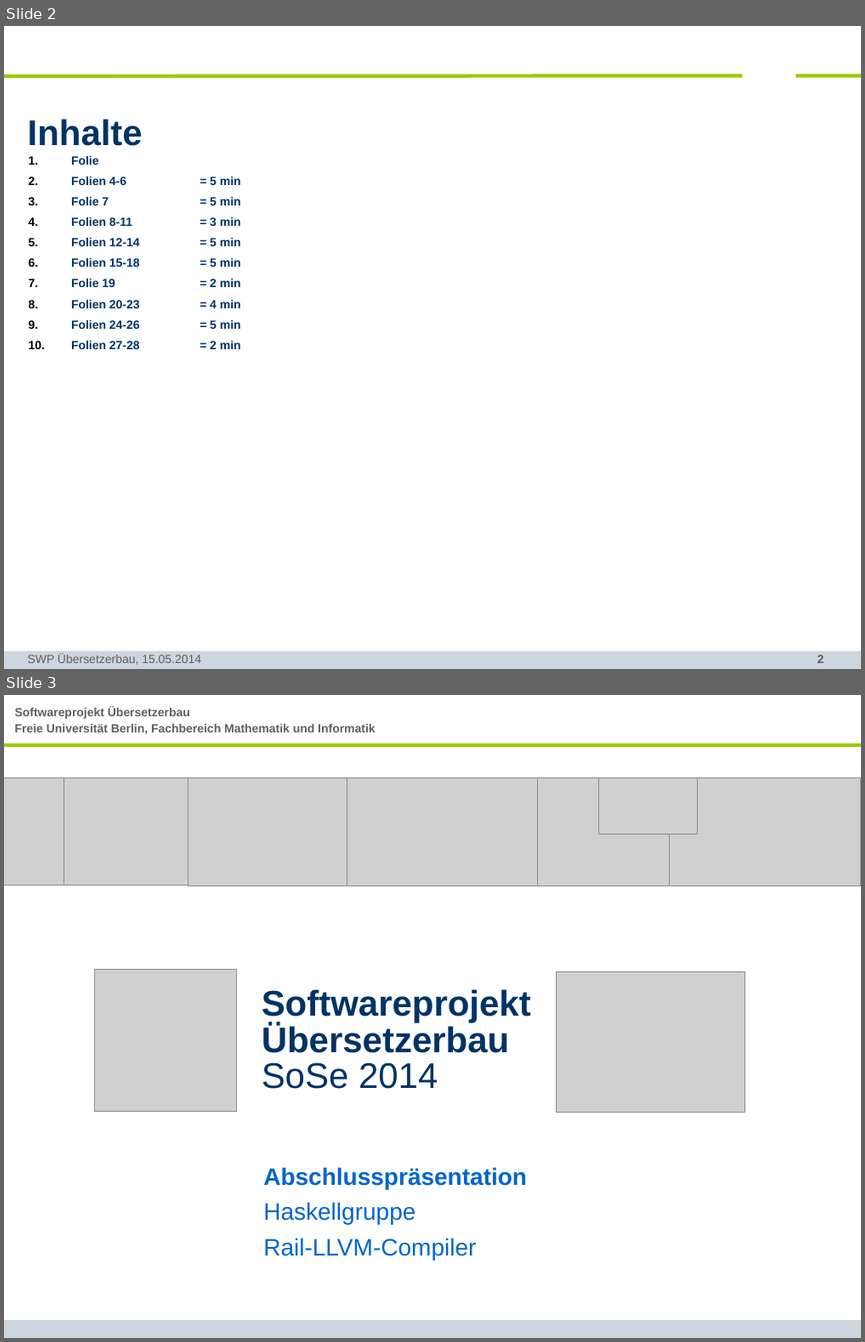
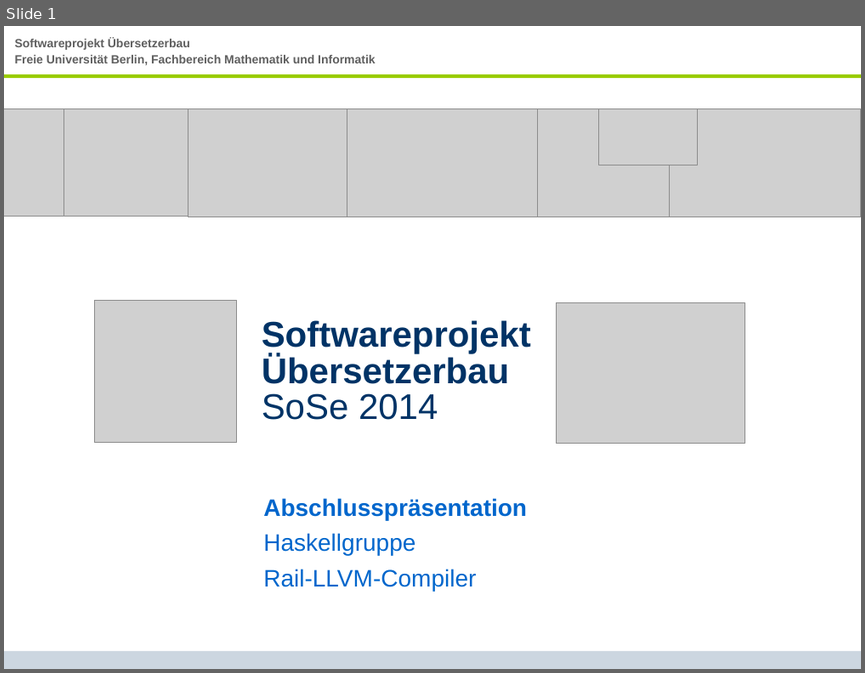
Before and after one commit to SWP-Ubau-SoSe2014-Haskell/SWPSoSe14, a slide deck: documentation/SWPSoSe14MS3.ppt. Shown one above the other, each under a label of ours: slides 2 and 3 before the commit, slide 1 after it. The pictures are 865x1342 and 865x673 pixels, drawn with LibreOffice and Linux fonts; fonts in the diff are those of the drawing; grey boxes stand for pictures; background and template pictures are left out. Boxes give left, top, right and bottom in pixels: in the first picture for what was removed or moved away, otherwise in the second. Text is boxed around its words. In the diff, an @@ line names an element or a change of style, - is before the commit and + after.

```diff
--- a/documentation/SWPSoSe14MS3.ppt
+++ b/documentation/SWPSoSe14MS3.ppt
@@ slide 2 removed at (4, 26, 861, 669), background #FFFFFF; not listed: 1 template element that a slide beside it also shows @@
@@ line removed from (743, 75) to (4, 76) @@
@@ line removed from (861, 75) to (795, 75) @@
@@ title removed at (28, 119, 143, 146) @@
-Inhalte
@@ text removed at (71, 156, 241, 349) @@
-1. Folie
-2. Folien 4-6 = 5 min
-3. Folie 7 = 5 min
-4. Folien 8-11 = 3 min
-5. Folien 12-14 = 5 min
-6. Folien 15-18 = 5 min
-7. Folie 19 = 2 min
-8. Folien 20-23 = 4 min
-9. Folien 24-26 = 5 min
-10. Folien 27-28 = 2 min
@@ text removed at (28, 653, 201, 664) @@
-SWP Übersetzerbau, 15.05.2014
@@ page number removed at (817, 654, 824, 663) @@
-2
@@ what was slide 3 is now slide 1 @@
```
Also in this commit, not shown: 3 slides changed, 4 other slides removed.
